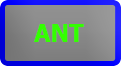
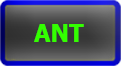
Before/after of a 121×66 layered artwork. What changed in the layer stack:
painted on "Layer 1" over [0, 0, 121, 66]